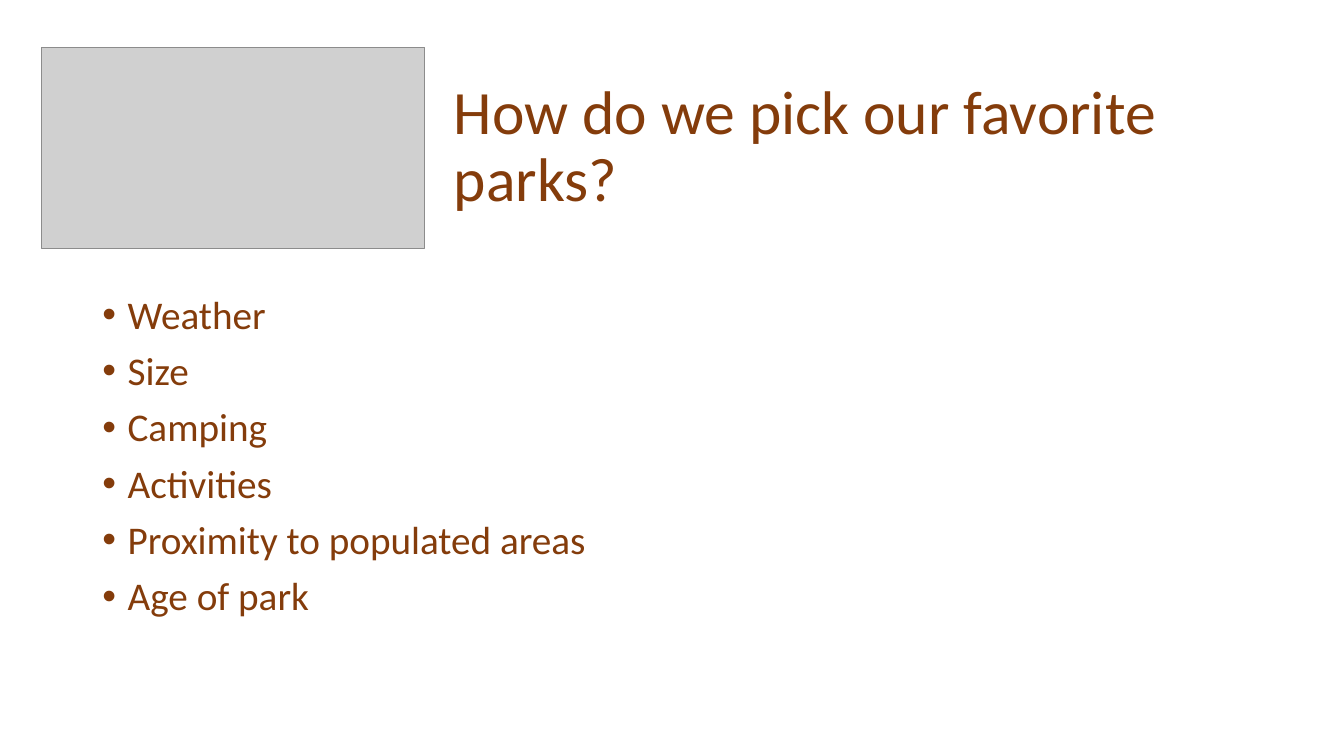
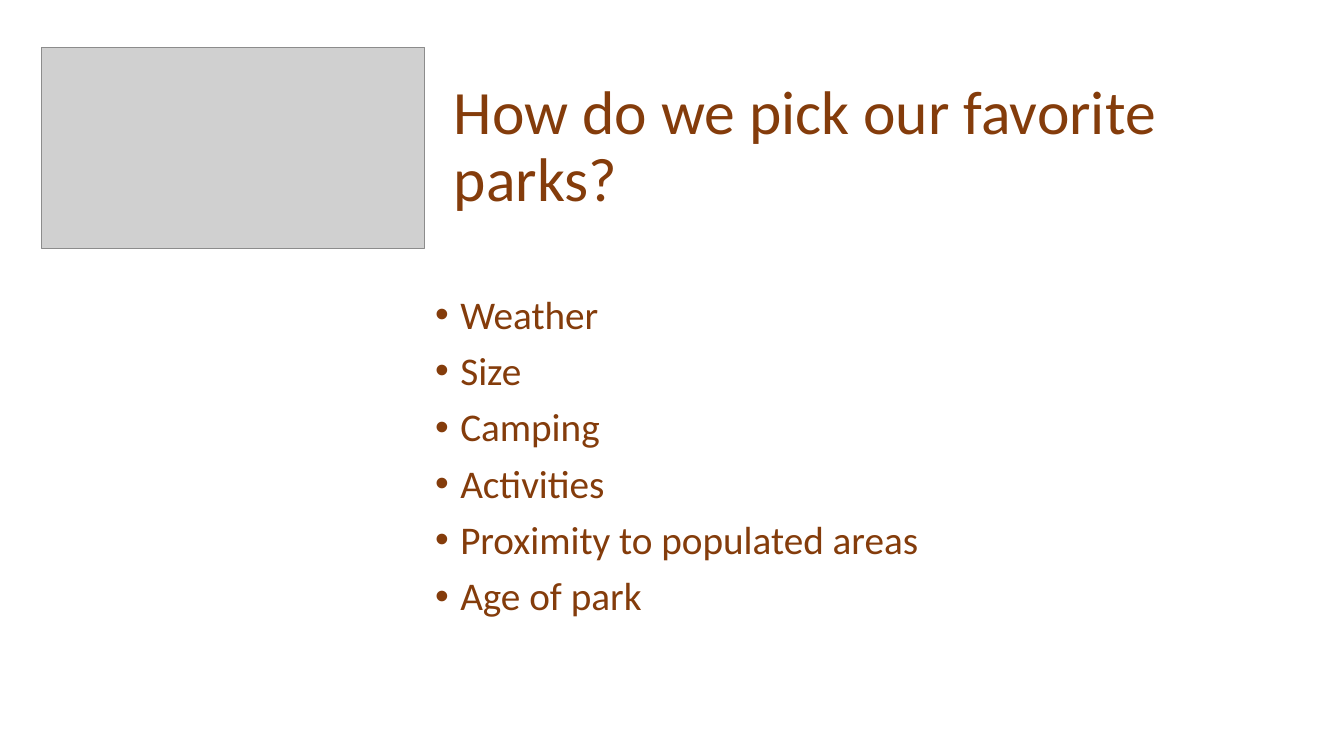
Before and after one commit to JessicaRBailey/Group_CA, a slide deck: slide 2 of What_Makes_A_National_Park_Popular.pptx. Drawn at 1344x756 pixels with LibreOffice and Linux fonts; fonts in the diff are those of the drawing; grey boxes stand for pictures. Boxes give left, top, right and bottom in pixels: in the first picture for what was removed or moved away, otherwise in the second. Text is boxed around its words. In the diff, an @@ line names an element or a change of style, - is before the commit and + after.

```diff
--- a/What_Makes_A_National_Park_Popular.pptx
+++ b/What_Makes_A_National_Park_Popular.pptx
@@ text "Weather": place and size @@
-text "Weather" at bbox=[128, 301, 585, 617]
+text "Weather" at bbox=[460, 301, 918, 617]
```
Also in this commit, not shown: 1 other slide changed, 2 slides added, 1 slide removed.
